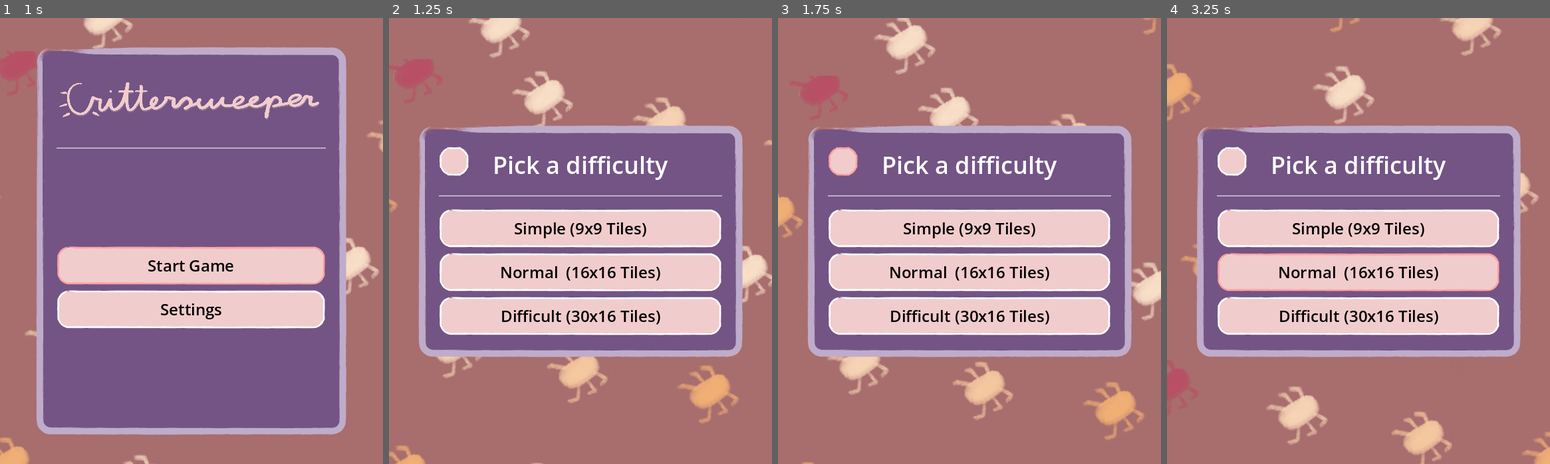
Above: before the commit, frames 1-4 (left to right).
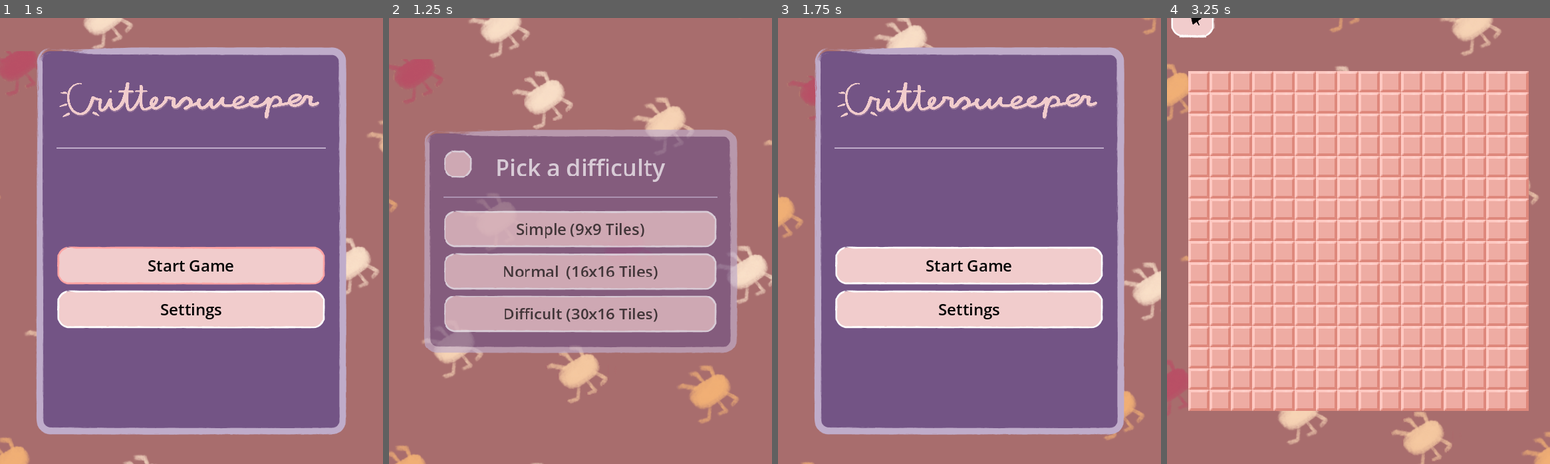
Above: after the commit, the same moments.

Repository: Somebud0180/CritterSweeper
Game: Godot game, scene res://scenes/menu.tscn
The game is run twice, just before and just after one commit, with the same random seed, the same clock (stepped at 60 frames per second) and the same inputs.
Inputs (mouse positions are in pixels of both pictures, inside the frame that each line leads up to; where the layout moved, square brackets give the same spot in the first picture):
- Up to frame 1 (1 s): click "Start Game" at 0.5 s
- Up to frame 2 (1.25 s): no input
- Up to frame 3 (1.75 s): click (846, 165) [843, 160] at 1.25 s
- Up to frame 4 (3.25 s): click "Start Game" at 2 s; click "Normal (16x16 Tiles)" at 2.75 s

Frame 1 is identical in both runs. In frame 2, 28% of the frame differs, in the area x 7-93%, y 24-77%; in frame 3, 49%; in frame 4, 64%, in the area x 1-95%, y 0-89%.

Commit message:
Tweaked and added animations to the difficulty and in-game overlay menu

Diff:
--- a/scenes/main.tscn
+++ b/scenes/main.tscn
@@ -1,13 +1,9 @@
-[gd_scene load_steps=5 format=3 uid="uid://mgkqrayegu0x"]
+[gd_scene load_steps=3 format=3 uid="uid://mgkqrayegu0x"]
 
 [ext_resource type="Theme" uid="uid://bhmyomirsk6vr" path="res://interface/menu.tres" id="1_0wfyh"]
 [ext_resource type="Script" uid="uid://cbmn8aejrmb8d" path="res://scripts/game.gd" id="1_o5qli"]
-[ext_resource type="Texture2D" uid="uid://rqimlliym8t8" path="res://interface/textures/UISound.png" id="3_sugp2"]
 
-[sub_resource type="LabelSettings" id="LabelSettings_o5qli"]
-font_size = 44
-
-[node name="Game" type="VBoxContainer" node_paths=PackedStringArray("label", "toast", "grid", "grid_aspect")]
+[node name="Game" type="MarginContainer" node_paths=PackedStringArray("label", "toast", "grid", "grid_aspect")]
 anchors_preset = 15
 anchor_right = 1.0
 anchor_bottom = 1.0
@@ -15,62 +11,18 @@
 grow_vertical = 2
 theme = ExtResource("1_0wfyh")
 script = ExtResource("1_o5qli")
-label = NodePath("BoardMargin/HBoxContainer/Notif Panel/Label")
-toast = NodePath("BoardMargin/HBoxContainer/Notif Panel")
-grid = NodePath("BoardMargin/CenterContainer/BoardAspect/Grid")
-grid_aspect = NodePath("BoardMargin/CenterContainer/BoardAspect")
+label = NodePath("")
+toast = NodePath("")
+grid = NodePath("CenterContainer/BoardAspect/Grid")
+grid_aspect = NodePath("CenterContainer/BoardAspect")
 
-[node name="BoardMargin" type="MarginContainer" parent="."]
-layout_mode = 2
-size_flags_vertical = 3
-theme_override_constants/margin_left = 12
-theme_override_constants/margin_top = 12
-theme_override_constants/margin_right = 12
-theme_override_constants/margin_bottom = 12
-
-[node name="HBoxContainer" type="HBoxContainer" parent="BoardMargin"]
-custom_minimum_size = Vector2(0, 64)
-layout_mode = 2
-size_flags_vertical = 0
-
-[node name="PauseButton" type="Button" parent="BoardMargin/HBoxContainer"]
-custom_minimum_size = Vector2(64, 64)
-layout_mode = 2
-size_flags_vertical = 4
-mouse_default_cursor_shape = 2
-icon = ExtResource("3_sugp2")
-icon_alignment = 1
-expand_icon = true
-
-[node name="Notif Panel" type="Panel" parent="BoardMargin/HBoxContainer"]
-visible = false
-custom_minimum_size = Vector2(0, 64)
-layout_mode = 2
-size_flags_horizontal = 3
-size_flags_vertical = 0
-
-[node name="Label" type="Label" parent="BoardMargin/HBoxContainer/Notif Panel"]
-visible = false
-layout_mode = 1
-anchors_preset = 15
-anchor_right = 1.0
-anchor_bottom = 1.0
-grow_horizontal = 2
-grow_vertical = 2
-text = "Game Over"
-label_settings = SubResource("LabelSettings_o5qli")
-horizontal_alignment = 1
-vertical_alignment = 1
-
-[node name="CenterContainer" type="CenterContainer" parent="BoardMargin"]
+[node name="CenterContainer" type="CenterContainer" parent="."]
 layout_mode = 2
 size_flags_vertical = 3
 mouse_filter = 2
 
-[node name="BoardAspect" type="AspectRatioContainer" parent="BoardMargin/CenterContainer"]
+[node name="BoardAspect" type="AspectRatioContainer" parent="CenterContainer"]
 layout_mode = 2
 
-[node name="Grid" type="GridContainer" parent="BoardMargin/CenterContainer/BoardAspect"]
+[node name="Grid" type="GridContainer" parent="CenterContainer/BoardAspect"]
 layout_mode = 2
-
-[connection signal="pressed" from="BoardMargin/HBoxContainer/PauseButton" to="." method="_on_pause_button_pressed"]
--- a/scenes/menu.tscn
+++ b/scenes/menu.tscn
@@ -9,12 +9,17 @@
 [ext_resource type="Script" uid="uid://cm8rqrm54087" path="res://scripts/parallax_randomizer.gd" id="4_mj5lg"]
 [ext_resource type="Texture2D" uid="uid://dpvdd4jyhas1v" path="res://assets/sprites/backgrounds/Background0.png" id="4_ufwb2"]
 [ext_resource type="Texture2D" uid="uid://bcgx7w16kxqp2" path="res://assets/sprites/foregrounds/Foreground0.png" id="5_mj5lg"]
+[ext_resource type="Script" uid="uid://dx1w2nxwnc5qs" path="res://scripts/pause_button.gd" id="7_mj5lg"]
 [ext_resource type="Script" uid="uid://d16hdx4moncic" path="res://scripts/back_button.gd" id="7_v86rl"]
+
+[sub_resource type="LabelSettings" id="LabelSettings_70i5f"]
+font_size = 44
 
 [sub_resource type="StyleBoxEmpty" id="StyleBoxEmpty_vjb58"]
 
 [sub_resource type="Animation" id="Animation_4ytvr"]
 resource_name = "RESET"
+length = 0.001
 step = 0.01
 tracks/0/type = "value"
 tracks/0/imported = false
@@ -55,7 +60,7 @@
 tracks/3/type = "value"
 tracks/3/imported = false
 tracks/3/enabled = true
-tracks/3/path = NodePath("GameLayer/Game:visible")
+tracks/3/path = NodePath("GameLayer/BoardMargin:visible")
 tracks/3/interp = 1
 tracks/3/loop_wrap = true
 tracks/3/keys = {
@@ -67,20 +72,56 @@
 tracks/4/type = "value"
 tracks/4/imported = false
 tracks/4/enabled = true
-tracks/4/path = NodePath("GameLayer/Game/BoardMargin/HBoxContainer:visible")
+tracks/4/path = NodePath("MenuLayer/DifficultyPicker:modulate")
 tracks/4/interp = 1
 tracks/4/loop_wrap = true
 tracks/4/keys = {
 "times": PackedFloat32Array(0),
 "transitions": PackedFloat32Array(1),
-"update": 1,
-"values": [false]
+"update": 0,
+"values": [Color(1, 1, 1, 1)]
+}
+tracks/5/type = "value"
+tracks/5/imported = false
+tracks/5/enabled = true
+tracks/5/path = NodePath("MenuLayer/DifficultyPicker:scale")
+tracks/5/interp = 1
+tracks/5/loop_wrap = true
+tracks/5/keys = {
+"times": PackedFloat32Array(0),
+"transitions": PackedFloat32Array(1),
+"update": 0,
+"values": [Vector2(1, 1)]
+}
+tracks/6/type = "value"
+tracks/6/imported = false
+tracks/6/enabled = true
+tracks/6/path = NodePath("GameLayer/BoardMargin:position")
+tracks/6/interp = 1
+tracks/6/loop_wrap = true
+tracks/6/keys = {
+"times": PackedFloat32Array(0),
+"transitions": PackedFloat32Array(1),
+"update": 0,
+"values": [Vector2(0, -96)]
+}
+tracks/7/type = "value"
+tracks/7/imported = false
+tracks/7/enabled = true
+tracks/7/path = NodePath("GameLayer/BoardMargin:scale")
+tracks/7/interp = 1
+tracks/7/loop_wrap = true
+tracks/7/keys = {
+"times": PackedFloat32Array(0),
+"transitions": PackedFloat32Array(1),
+"update": 0,
+"values": [Vector2(1.02, 1.02)]
 }
 
 [sub_resource type="Animation" id="Animation_70i5f"]
 resource_name = "hide_difficulty"
-length = 0.5
-step = 0.01
+length = 0.25
+step = 0.05
 tracks/0/type = "value"
 tracks/0/imported = false
 tracks/0/enabled = true
@@ -88,20 +129,44 @@
 tracks/0/interp = 1
 tracks/0/loop_wrap = true
 tracks/0/keys = {
-"times": PackedFloat32Array(0, 0.5),
+"times": PackedFloat32Array(0, 0.25),
 "transitions": PackedFloat32Array(1, 1),
 "update": 1,
 "values": [true, false]
+}
+tracks/1/type = "value"
+tracks/1/imported = false
+tracks/1/enabled = true
+tracks/1/path = NodePath("MenuLayer/DifficultyPicker:modulate")
+tracks/1/interp = 1
+tracks/1/loop_wrap = true
+tracks/1/keys = {
+"times": PackedFloat32Array(0, 0.25),
+"transitions": PackedFloat32Array(0.5, 0.5),
+"update": 0,
+"values": [Color(1, 1, 1, 1), Color(1, 1, 1, 0)]
+}
+tracks/2/type = "value"
+tracks/2/imported = false
+tracks/2/enabled = true
+tracks/2/path = NodePath("MenuLayer/DifficultyPicker:scale")
+tracks/2/interp = 1
+tracks/2/loop_wrap = true
+tracks/2/keys = {
+"times": PackedFloat32Array(0, 0.25),
+"transitions": PackedFloat32Array(2, 2),
+"update": 0,
+"values": [Vector2(1, 1), Vector2(0.9, 0.9)]
 }
 
 [sub_resource type="Animation" id="Animation_6cdou"]
 resource_name = "hide_game"
 length = 0.5
-step = 0.01
-tracks/0/type = "value"
-tracks/0/imported = false
-tracks/0/enabled = true
-tracks/0/path = NodePath("GameLayer/Game/BoardMargin/HBoxContainer:visible")
+step = 0.05
+tracks/0/type = "value"
+tracks/0/imported = false
+tracks/0/enabled = true
+tracks/0/path = NodePath("GameLayer/BoardMargin:visible")
 tracks/0/interp = 1
 tracks/0/loop_wrap = true
 tracks/0/keys = {
@@ -109,6 +174,30 @@
 "transitions": PackedFloat32Array(1, 1),
 "update": 1,
 "values": [true, false]
+}
+tracks/1/type = "value"
+tracks/1/imported = false
+tracks/1/enabled = true
+tracks/1/path = NodePath("GameLayer/BoardMargin:position")
+tracks/1/interp = 1
+tracks/1/loop_wrap = true
+tracks/1/keys = {
+"times": PackedFloat32Array(0.1, 0.5),
+"transitions": PackedFloat32Array(0.5, 0.5),
+"update": 0,
+"values": [Vector2(0, 0), Vector2(0, -96)]
+}
+tracks/2/type = "value"
+tracks/2/imported = false
+tracks/2/enabled = true
+tracks/2/path = NodePath("GameLayer/BoardMargin:scale")
+tracks/2/interp = 1
+tracks/2/loop_wrap = true
+tracks/2/keys = {
+"times": PackedFloat32Array(0, 0.15),
+"transitions": PackedFloat32Array(0.5, 0.5),
+"update": 0,
+"values": [Vector2(1, 1), Vector2(1.02, 1.02)]
 }
 
 [sub_resource type="Animation" id="Animation_13sgg"]
@@ -147,8 +236,8 @@
 
 [sub_resource type="Animation" id="Animation_g3eks"]
 resource_name = "show_difficulty"
-length = 0.5
-step = 0.01
+length = 0.25
+step = 0.05
 tracks/0/type = "value"
 tracks/0/imported = false
 tracks/0/enabled = true
@@ -156,20 +245,44 @@
 tracks/0/interp = 1
 tracks/0/loop_wrap = true
 tracks/0/keys = {
-"times": PackedFloat32Array(0, 0.5),
+"times": PackedFloat32Array(0, 0.25),
 "transitions": PackedFloat32Array(1, 1),
 "update": 1,
 "values": [true, true]
+}
+tracks/1/type = "value"
+tracks/1/imported = false
+tracks/1/enabled = true
+tracks/1/path = NodePath("MenuLayer/DifficultyPicker:modulate")
+tracks/1/interp = 1
+tracks/1/loop_wrap = true
+tracks/1/keys = {
+"times": PackedFloat32Array(0, 0.25),
+"transitions": PackedFloat32Array(-2, -2),
+"update": 0,
+"values": [Color(1, 1, 1, 0), Color(1, 1, 1, 1)]
+}
+tracks/2/type = "value"
+tracks/2/imported = false
+tracks/2/enabled = true
+tracks/2/path = NodePath("MenuLayer/DifficultyPicker:scale")
+tracks/2/interp = 1
+tracks/2/loop_wrap = true
+tracks/2/keys = {
+"times": PackedFloat32Array(0, 0.25),
+"transitions": PackedFloat32Array(-2, -2),
+"update": 0,
+"values": [Vector2(0.9, 0.9), Vector2(1, 1)]
 }
 
 [sub_resource type="Animation" id="Animation_mj5lg"]
 resource_name = "show_game"
 length = 0.5
-step = 0.01
-tracks/0/type = "value"
-tracks/0/imported = false
-tracks/0/enabled = true
-tracks/0/path = NodePath("GameLayer/Game:visible")
+step = 0.05
+tracks/0/type = "value"
+tracks/0/imported = false
+tracks/0/enabled = true
+tracks/0/path = NodePath("GameLayer/BoardMargin:visible")
 tracks/0/interp = 1
 tracks/0/loop_wrap = true
 tracks/0/keys = {
@@ -181,14 +294,26 @@
 tracks/1/type = "value"
 tracks/1/imported = false
 tracks/1/enabled = true
-tracks/1/path = NodePath("GameLayer/Game/BoardMargin/HBoxContainer:visible")
+tracks/1/path = NodePath("GameLayer/BoardMargin:position")
 tracks/1/interp = 1
 tracks/1/loop_wrap = true
 tracks/1/keys = {
 "times": PackedFloat32Array(0, 0.5),
-"transitions": PackedFloat32Array(1, 1),
-"update": 1,
-"values": [true, true]
+"transitions": PackedFloat32Array(0.5, 0.5),
+"update": 0,
+"values": [Vector2(0, -96), Vector2(0, 0)]
+}
+tracks/2/type = "value"
+tracks/2/imported = false
+tracks/2/enabled = true
+tracks/2/path = NodePath("GameLayer/BoardMargin:scale")
+tracks/2/interp = 1
+tracks/2/loop_wrap = true
+tracks/2/keys = {
+"times": PackedFloat32Array(0.35, 0.5),
+"transitions": PackedFloat32Array(0.5, 0.5),
+"update": 0,
+"values": [Vector2(1.02, 1.02), Vector2(1, 1)]
 }
 
 [sub_resource type="Animation" id="Animation_ufwb2"]
@@ -281,11 +406,62 @@
 
 [node name="GameLayer" type="CanvasLayer" parent="."]
 
-[node name="Game" parent="GameLayer" instance=ExtResource("3_g3eks")]
+[node name="Game" parent="GameLayer" node_paths=PackedStringArray("label", "toast") instance=ExtResource("3_g3eks")]
+pivot_offset = Vector2(288, 336)
+label = NodePath("../BoardMargin/HBoxContainer/Notif Panel/Label")
+toast = NodePath("../BoardMargin/HBoxContainer/Notif Panel")
+
+[node name="BoardMargin" type="MarginContainer" parent="GameLayer"]
 visible = false
-
-[node name="HBoxContainer" parent="GameLayer/Game/BoardMargin" index="0"]
+anchors_preset = 10
+anchor_right = 1.0
+offset_top = -96.0
+offset_bottom = -8.0
+grow_horizontal = 2
+scale = Vector2(1.02, 1.02)
+pivot_offset = Vector2(288, 44)
+size_flags_horizontal = 3
+size_flags_vertical = 0
+theme = ExtResource("1_yqeox")
+theme_override_constants/margin_left = 12
+theme_override_constants/margin_top = 12
+theme_override_constants/margin_right = 12
+theme_override_constants/margin_bottom = 12
+
+[node name="HBoxContainer" type="HBoxContainer" parent="GameLayer/BoardMargin"]
+custom_minimum_size = Vector2(0, 64)
+layout_mode = 2
+size_flags_vertical = 0
+
+[node name="PauseButton" type="Button" parent="GameLayer/BoardMargin/HBoxContainer"]
+custom_minimum_size = Vector2(64, 64)
+layout_mode = 2
+size_flags_vertical = 0
+mouse_default_cursor_shape = 2
+icon = ExtResource("4_4ytvr")
+icon_alignment = 1
+expand_icon = true
+script = ExtResource("7_mj5lg")
+
+[node name="Notif Panel" type="Panel" parent="GameLayer/BoardMargin/HBoxContainer"]
 visible = false
+custom_minimum_size = Vector2(0, 64)
+layout_mode = 2
+size_flags_horizontal = 3
+size_flags_vertical = 0
+
+[node name="Label" type="Label" parent="GameLayer/BoardMargin/HBoxContainer/Notif Panel"]
+visible = false
+layout_mode = 1
+anchors_preset = 15
+anchor_right = 1.0
+anchor_bottom = 1.0
+grow_horizontal = 2
+grow_vertical = 2
+text = "Game Over"
+label_settings = SubResource("LabelSettings_70i5f")
+horizontal_alignment = 1
+vertical_alignment = 1
 
 [node name="MenuLayer" type="CanvasLayer" parent="."]
 layer = 2
@@ -470,6 +646,7 @@
 anchor_bottom = 1.0
 grow_horizontal = 2
 grow_vertical = 2
+pivot_offset = Vector2(288, 336)
 theme = ExtResource("1_yqeox")
 
 [node name="AspectRatioContainer" type="AspectRatioContainer" parent="MenuLayer/DifficultyPicker"]
@@ -521,6 +698,7 @@
 &"": SubResource("AnimationLibrary_13sgg")
 }
 
+[connection signal="pressed" from="GameLayer/BoardMargin/HBoxContainer/PauseButton" to="GameLayer/BoardMargin/HBoxContainer/PauseButton" method="_on_pressed"]
 [connection signal="pressed" from="MenuLayer/MainMenu/AspectRatioContainer/PanelContainer/VBoxContainer/Button Container/ResumeButton" to="." method="_on_resume_button_pressed"]
 [connection signal="pressed" from="MenuLayer/MainMenu/AspectRatioContainer/PanelContainer/VBoxContainer/Button Container/StartButton" to="." method="_on_start_button_pressed"]
 [connection signal="pressed" from="MenuLayer/MainMenu/AspectRatioContainer/PanelContainer/VBoxContainer/Button Container/SettingsButton" to="." method="_on_settings_button_pressed"]
--- a/scripts/game.gd
+++ b/scripts/game.gd
@@ -153,9 +153,3 @@
 	toast.visible = false
 
 	create_grid()
-
-
-func _on_pause_button_pressed() -> void:
-	var main_screen = get_tree().root.get_node_or_null("MainScreen")
-	if main_screen:
-		main_screen.hide_and_show("game", "main")
--- /dev/null
+++ b/scripts/pause_button.gd
@@ -0,0 +1,6 @@
+extends Button
+
+func _on_pressed() -> void:
+	var main_screen = get_tree().root.get_node_or_null("MainScreen")
+	if main_screen:
+		main_screen.hide_and_show("game", "main")
Not shown: 1 places in scenes/menu.tscn that only renumber resources
Not shown, added: scripts/pause_button.gd.uid
